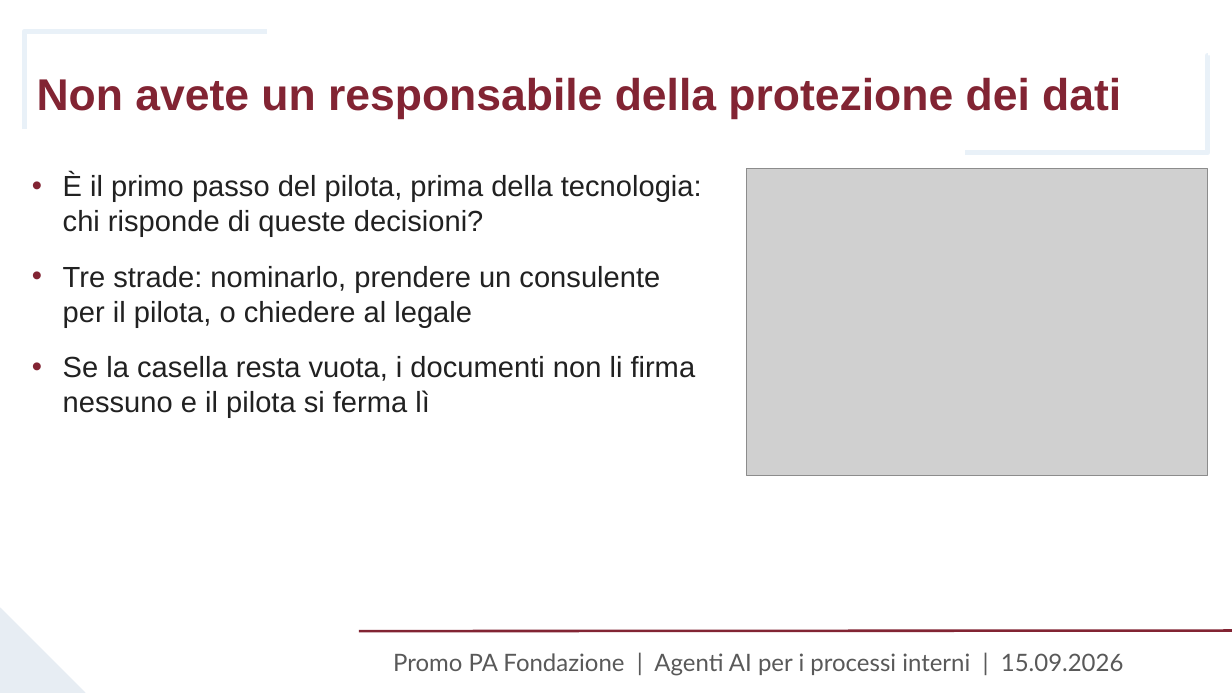
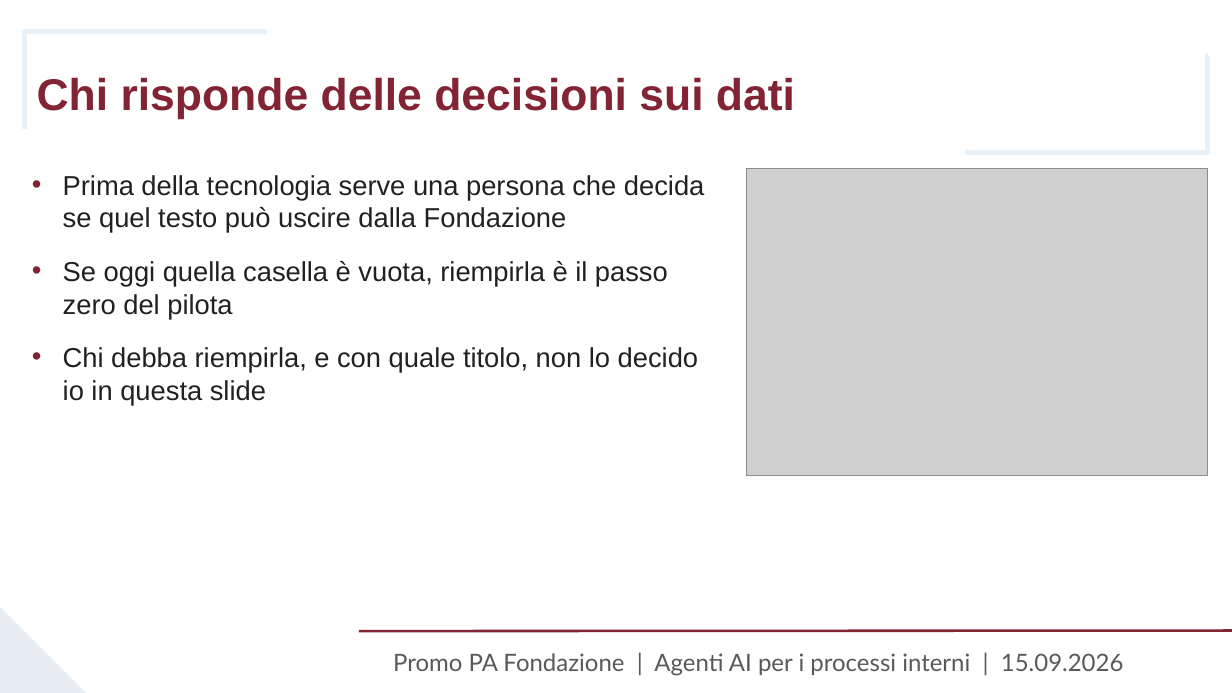
Before and after one commit to fabsilvestri/promopa-agenti-ai, a slide deck: slide 67 of slides/Lezione_15_settembre_Agenti_AI_PromoPA.pptx (slide 66 before the commit). Drawn at 1232x693 pixels with LibreOffice and Linux fonts; fonts in the diff are those of the drawing; grey boxes stand for pictures; background and template pictures are left out. Boxes give left, top, right and bottom in pixels: in the first picture for what was removed or moved away, otherwise in the second. Text is boxed around its words. In the diff, an @@ line names an element or a change of style, - is before the commit and + after.

```diff
--- a/slides/Lezione_15_settembre_Agenti_AI_PromoPA.pptx
+++ b/slides/Lezione_15_settembre_Agenti_AI_PromoPA.pptx
@@ title at (37, 77, 795, 119): text changed @@
-Non avete un responsabile della protezione dei dati
+Chi risponde delle decisioni sui dati
@@ text at (63, 175, 704, 406): text changed; size 17 to 16 pt @@
-• È il primo passo del pilota, prima della tecnologia: chi risponde di queste decisioni?
-• Tre strade: nominarlo, prendere un consulente per il pilota, o chiedere al legale
-• Se la casella resta vuota, i documenti non li firma nessuno e il pilota si ferma lì
+• Prima della tecnologia serve una persona che decida se quel testo può uscire dalla Fondazione
+• Se oggi quella casella è vuota, riempirla è il passo zero del pilota
+• Chi debba riempirla, e con quale titolo, non lo decido io in questa slide
```
Also in this commit, not shown: 2 other slides changed, 4 slides added, 4 slides removed, 5 other files.
